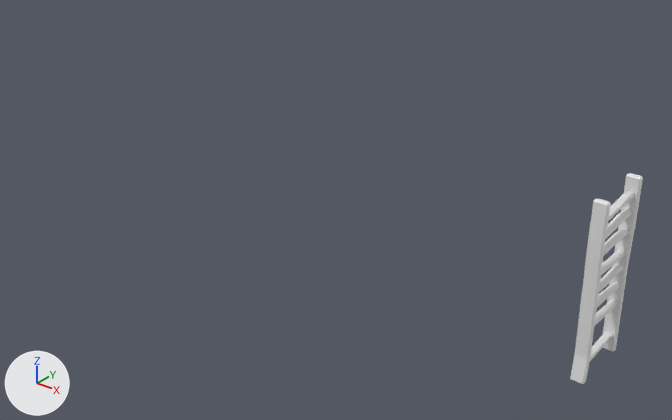
The FBX model GameProject1FG - Github/Assets/GameArtists/ladder_2.fbx: old version first, new version second.
One viewpoint serves both versions: a 50 mm camera at (13.84, 11.52, 7.02) aimed at (5.85, 21.5, 0.83). Lighting does not change. The marker at lower left points along +X, +Y and +Z. Where no turn or scale is listed for an object, it has been applied to the vertices.

The first picture shows 'ladder 3'.
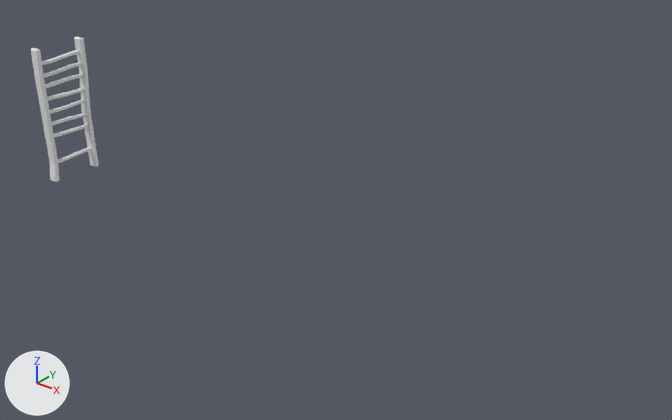
What changed in the scene script:
```text
Change me_cube_167:
    where me_cube_167.from_pydata(...)  # 324 vertices, 296 faces; spans x -0.09..0.09, y -0.51..0.51, z -1.3..1.2
    used by ob_ladder_3; location = (10.22, 21.33, 1.31)
    before: 40 (-0.09, 0.44, 0.8), 41 (-0.08, 0.43, 0.8) at pixel (623, 204), 42 (0.08, 0.43, 0.8) at pixel (635, 208), 45 (0.08, 0.51, 0.8), 46 (-0.09, 0.49, 0.8)
    before: 47 (-0.08, 0.51, 0.8)
    me_cube_167 part 1: the loose piece of 30 vertices spanning x -0.05..0.05, y -0.45..0.43, z -0.11..0.01 is scaled about its middle by (0.75, 1, 0.75), then moved by (0.0, 0.0, 0.06)
    me_cube_167 part 2: the loose piece of 24 vertices spanning x -0.05..0.05, y -0.44..0.44, z -0.35..-0.22 is scaled about its middle by (0.75, 1, 0.75), then moved by (0.0, 0.0, 0.06)
    me_cube_167 part 3: the loose piece of 24 vertices spanning x -0.05..0.05, y -0.43..0.45, z -0.61..-0.47 is scaled about its middle by (0.75, 1, 0.75), then moved by (0.0, 0.0, 0.09)
    me_cube_167 part 4: the loose piece of 30 vertices spanning x -0.05..0.05, y -0.43..0.46, z -1.13..-0.98 is scaled about its middle by (0.75, 1, 0.75), then moved by (0.0, 0.0, 0.11)
    me_cube_167 part 5: the loose piece of 30 vertices spanning x -0.05..0.05, y -0.46..0.45, z 0.11..0.25 is scaled about its middle by (0.75, 1, 0.75), then moved by (0.0, 0.0, 0.07)
    me_cube_167 part 6: the loose piece of 30 vertices spanning x -0.05..0.05, y -0.46..0.46, z 0.4..0.53 is scaled about its middle by (0.75, 1, 0.75), then moved by (0.0, 0.0, 0.04)
    me_cube_167 part 7: the loose piece of 30 vertices spanning x -0.05..0.05, y -0.46..0.47, z 0.87..1.03 is scaled about its middle by (0.75, 1, 0.75), then moved by (0.0, 0.0, -0.01)
    me_cube_167 part 8
    add for i in [40, 41, 42, 45, 46, 47]: me_cube_167.vertices[i].co += Vector((0.0, 0.0, -0.21))
    me_cube_167.vertices[43].co: (0.09, 0.44, 0.8) -> (0.09, 0.44, 0.59)  # pixel (637, 207) -> pixel (85, 71)
    me_cube_167.vertices[44].co: (0.09, 0.49, 0.8) -> (0.09, 0.49, 0.59)  # pixel (638, 206) -> pixel (87, 70)
Change ob_ladder_3:
    ob_ladder_3.location: (10.22, 21.33, 1.31) -> (-0.03, 21.0, 1.31)
```

Changed parts and their boxes (x1, y1, x2, y2) in the pictures (672 x 420 px; the box of a moved part takes in the faces that stretch with it):
'ladder 3', reshaped, moved (7% narrower, 31% shorter): before (570, 173, 643, 384); after (31, 36, 99, 182)
part 1 of me_cube_167, moved or reshaped: before (599, 264, 622, 292); after (50, 99, 85, 114)
part 2 of me_cube_167, moved or reshaped: before (597, 282, 619, 307); after (52, 112, 86, 126)
part 3 of me_cube_167, moved or reshaped: before (594, 299, 617, 326); after (54, 124, 88, 138)
part 4 of me_cube_167, moved or reshaped: before (590, 331, 613, 361); after (58, 147, 91, 164)
part 5 of me_cube_167, moved or reshaped: before (601, 248, 625, 275); after (47, 87, 84, 101)
part 6 of me_cube_167, moved or reshaped: before (603, 227, 629, 256); after (45, 73, 83, 88)
part 7 of me_cube_167, moved or reshaped: before (608, 191, 634, 220); after (42, 50, 80, 65)
part 8 of me_cube_167, moved or reshaped: before (612, 176, 643, 277); after (74, 38, 90, 110)
